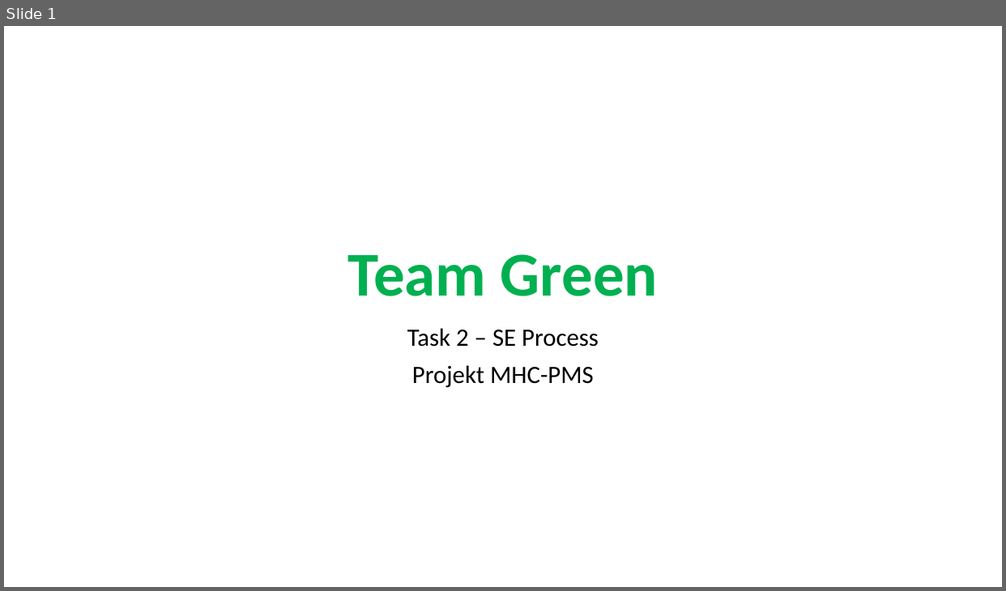
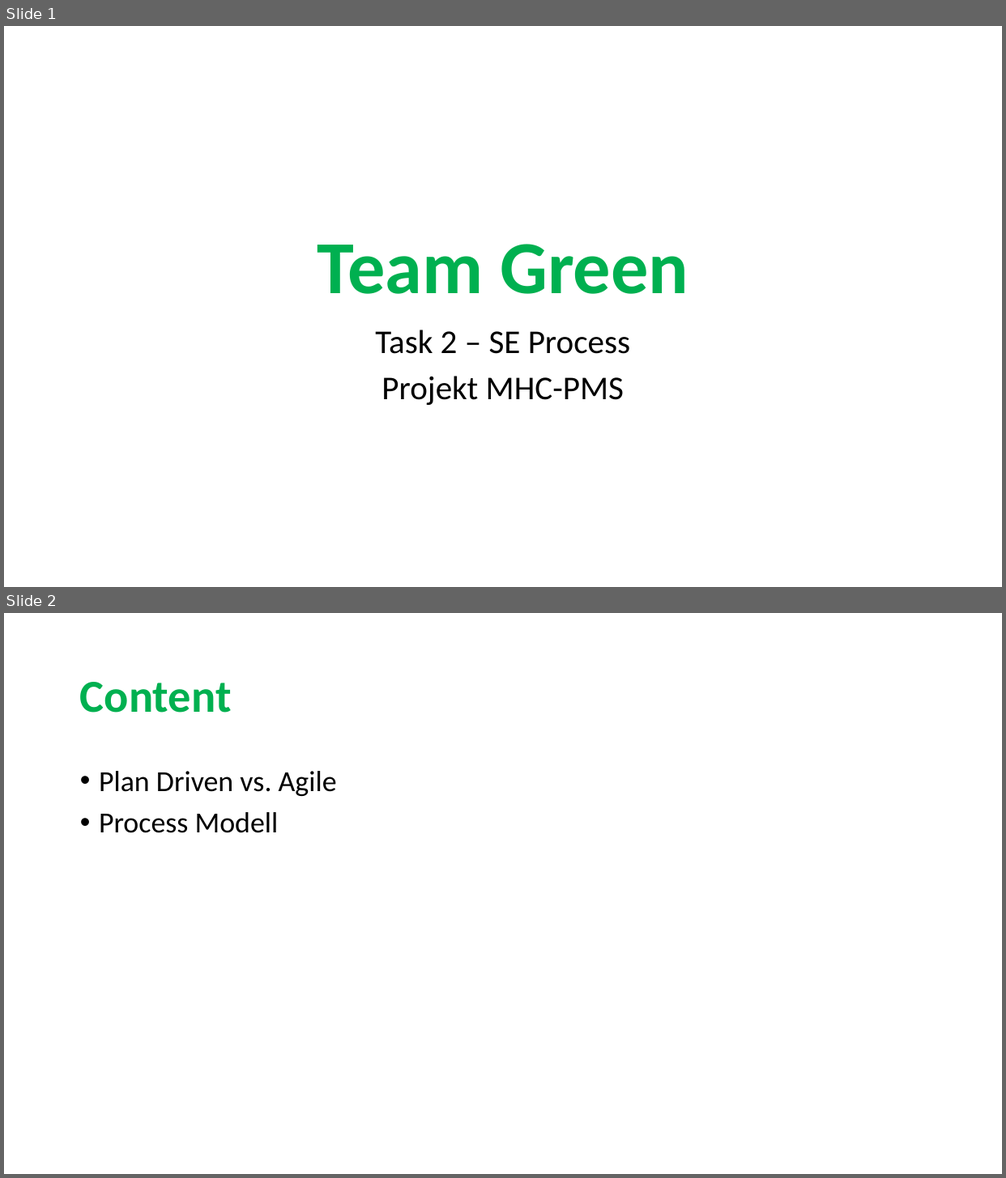
Before and after one commit to sarahmele/ch.bfh.btx8081.w2015.green, a slide deck: doc/task02/Task2.pptx. Shown one above the other, each under a label of ours: slide 1 before the commit, slides 1 and 2 after it. The pictures are 1006x591 and 1006x1178 pixels, drawn with LibreOffice and Linux fonts; fonts in the diff are those of the drawing. Boxes give left, top, right and bottom in pixels: in the first picture for what was removed or moved away, otherwise in the second. Text is boxed around its words. In the diff, an @@ line names an element or a change of style, - is before the commit and + after.

Commit message:
- Aufzählung durch Tabelle ersetzt - Farben angepasst - Content

```diff
--- a/doc/task02/Task2.pptx
+++ b/doc/task02/Task2.pptx
@@ slide 2 added at (x1=4, y1=613, x2=1002, y2=1174), background #FFFFFF @@
@@ title added at (x1=80, y1=682, x2=232, y2=713), 44 pt, text #00B050, bold @@
+Content
@@ text added at (x1=99, y1=771, x2=337, y2=833), 28 pt, text #000000 @@
+• Plan Driven vs. Agile
+• Process Modell
@@ slide 1 changed as well @@
@@ title "Team Green" at (x1=317, y1=244, x2=688, y2=294): size 60 to 72 pt @@
@@ subtitle "Task 2 – SE Process" at (x1=375, y1=330, x2=630, y2=405): size 24 to 32 pt @@
```
Also in this commit, not shown: 2 other slides changed.
